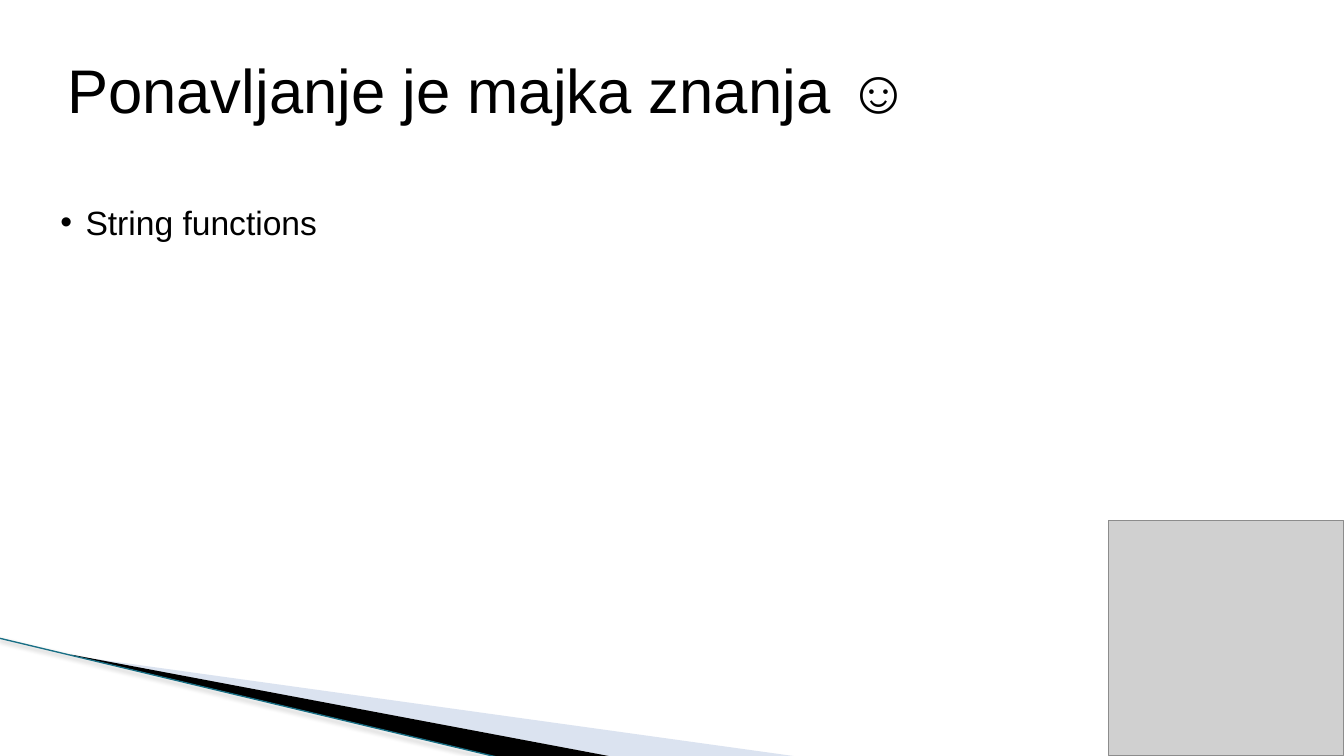
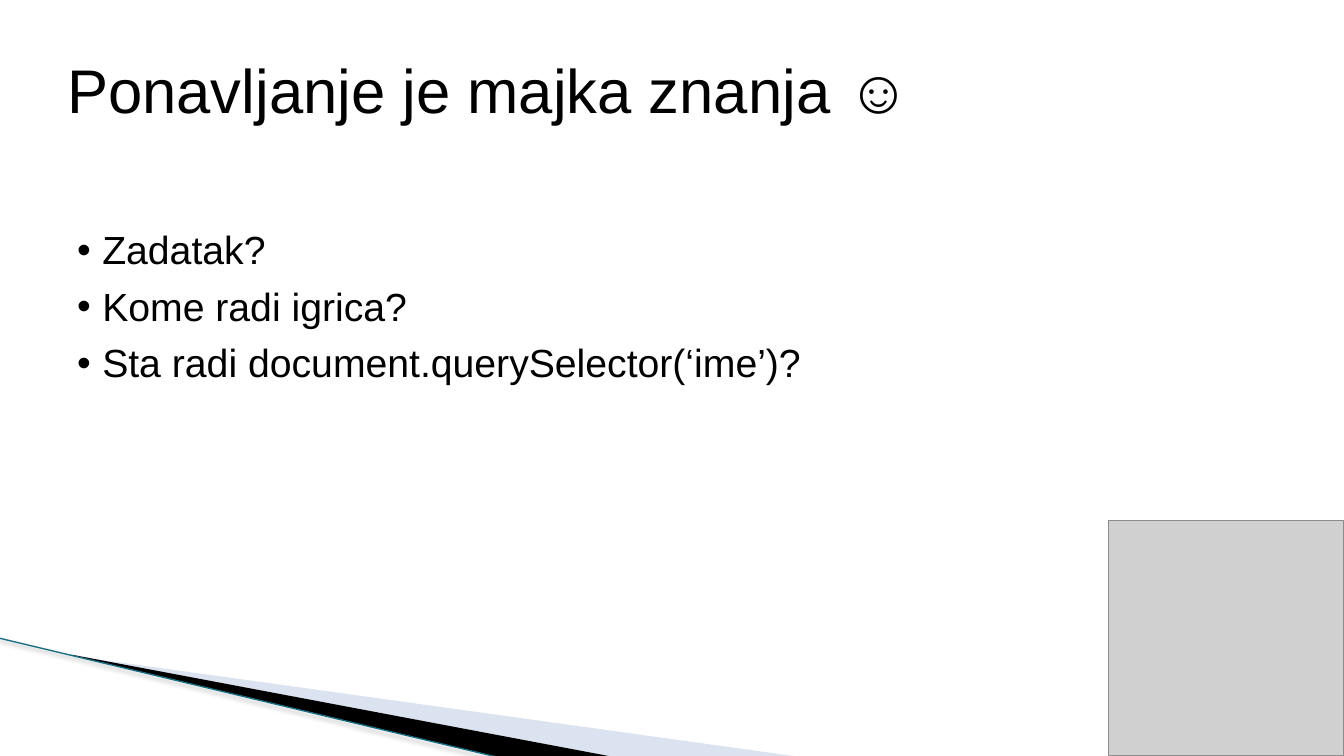
Before and after one commit to todalexcode/kurs-front-end, a slide deck: slide 3 of sesija-14/PPT/Front-End Developer-14.pptx. Drawn at 1344x756 pixels with LibreOffice and Linux fonts; fonts in the diff are those of the drawing; grey boxes stand for pictures; background and template pictures are left out. Boxes give left, top, right and bottom in pixels: in the first picture for what was removed or moved away, otherwise in the second. Text is boxed around its words. In the diff, an @@ line names an element or a change of style, - is before the commit and + after.

```diff
--- a/sesija-14/PPT/Front-End Developer-14.pptx
+++ b/sesija-14/PPT/Front-End Developer-14.pptx
@@ text removed at bbox=[86, 210, 317, 242] @@
-  • String functions
@@ text added at bbox=[102, 235, 801, 385], 28 pt, text #000000 @@
+• Zadatak?
+• Kome radi igrica?
+• Sta radi document.querySelector(‘ime’)?
```
Also in this commit, not shown: 1 other slide changed, 10 slides added, 1 slide removed, 7 other files.
